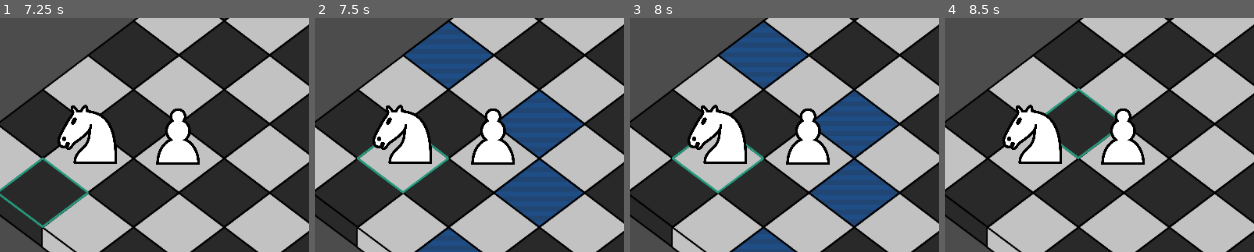
Above: before the commit, frames 1-4 (left to right).
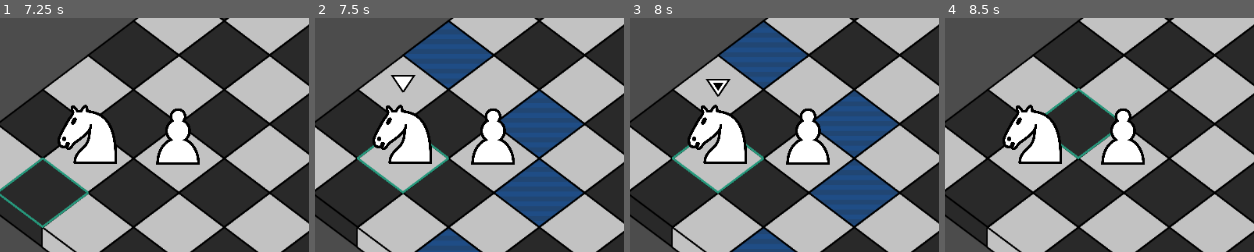
Above: after the commit, the same moments.

Repository: Trainzack/CS4700Final
Game: Godot game, scene res://scenes/Board.tscn
Two runs of this game, one before a commit and one after it. Both use one fixed random seed, a clock stepped at 60 frames per second and the inputs below. The project has no main scene, so this scene is started directly.
Inputs (mouse positions are % of the whole screen's width and height, from its top left):
- Up to frame 1 (7.25 s): tap Enter at 0.5, 2, 3.5 s; move the mouse to (9, 62) at 0.52 s; click (9, 62) at 0.67 s; tap Space at 1.25, 2.75, 4.25 s; move the mouse to (16, 54) at 1.27 s; click (16, 54) at 1.42 s; move the mouse to (23, 47) at 2.02 s; click (23, 47) at 2.17 s; move the mouse to (31, 40) at 2.77 s; click (31, 40) at 2.92 s; move the mouse to (38, 32) at 3.52 s; click (38, 32) at 3.67 s; move the mouse to (45, 25) at 4.27 s; click (45, 25) at 4.42 s; move the mouse to (53, 18) at 5.02 s; click (53, 18) at 5.17 s; move the mouse to (60, 10) at 5.77 s; click (60, 10) at 5.92 s; move the mouse to (16, 69) at 6.52 s; click (16, 69) at 6.67 s
- Up to frame 2 (7.5 s): move the mouse to (23, 62) at 7.27 s; click (23, 62) at 7.42 s
- Up to frame 3 (8 s): no input
- Up to frame 4 (8.5 s): move the mouse to (31, 54) at 8.02 s; click (31, 54) at 8.17 s
The pictures show only the part of the screen within x 9-59%, y 29-79%; the shares and areas given below are measured in that part.

Frame 1 is identical in both runs. In frame 2, 0.3% of the frame differs, in the area x 24-33%, y 24-33%; in frame 3, 0.3%; in frame 4, nothing differs.

Commit message:
Enabled movement

Diff:
--- a/scenes/Board.gd
+++ b/scenes/Board.gd
@@ -16,10 +16,16 @@
 var y3D_offset = -36*0.7
 var boardArray = []
 var unitArray = []
-var currentlyClicked
-var previouslyClicked = unit_scene.instance()
+
+var previously_clicked_coordinate = Vector2(-1,-1)
+var currently_clicked_tile
+var previously_clicked_tile = tile_scene.instance()
+var currently_clicked_unit
+var previously_clicked_unit = unit_scene.instance()
+var dummy_unit = unit_scene.instance()
 
 func _ready():
+	add_child(dummy_unit)
 	create_board()
 	populate_board()
 
@@ -66,31 +72,50 @@
 	for i in range(0,8):
 		var tempUnitArray = []
 		for j in range(0,8):
-			var unit = unit_scene.instance()
-			unit.position = translate_grid_coordinate(i,j)
-			add_child(unit)
-			tempUnitArray.append(unit)
+			tempUnitArray.append(dummy_unit)
 		unitArray.append(tempUnitArray)
 
-#Place a unit on the board
+#For initally placing a unit on the board
 func place_unit(placed_unit, gridX, gridY):
-	placed_unit.position = translate_grid_coordinate(gridX,gridY)
-	add_child(placed_unit)
-	unitArray[gridX][gridY] = placed_unit
+	if(!boardArray[gridX][gridY].is_occupied()):
+		boardArray[gridX][gridY].set_occupied(true)
+		placed_unit.position = translate_grid_coordinate(gridX,gridY)
+		placed_unit.z_index = placed_unit.z_index - gridY + gridX
+		add_child(placed_unit)
+		unitArray[gridX][gridY] = placed_unit
+	else:
+		print("Tile is occupado")
 
 #Deselects the previously selected unit and activates a different one.
 func on_click(gridX,gridY):
-	reset_tiles()
-	previouslyClicked.set_unselected()
-	currentlyClicked = unitArray[gridX][gridY]
-	previouslyClicked = currentlyClicked
-	currentlyClicked.print_info()
-	if currentlyClicked.get_type() != "abstract_unit":
-		currentlyClicked.set_selected()
-	process_movement_atoms(currentlyClicked.get_movement_atoms(),gridX,gridY)
+	previously_clicked_unit.set_unselected()
+	currently_clicked_unit = unitArray[gridX][gridY]
+	currently_clicked_tile = boardArray[gridX][gridY]
+	print(currently_clicked_tile.can_move_to)
+	print(previously_clicked_unit.get_type())
 
-func process_movement_atoms(movement_atoms, gridX, gridY):
-	for atom in movement_atoms:
+	if previously_clicked_unit.get_type() != "abstract_unit" and currently_clicked_tile.can_move_to:
+		print("moved unit")
+		move_unit(previously_clicked_coordinate.x,previously_clicked_coordinate.y,gridX,gridY)
+		reset_tiles()
+	else:
+		reset_tiles()
+		select_unit(gridX,gridY)
+	previously_clicked_tile = currently_clicked_tile
+	previously_clicked_unit = currently_clicked_unit
+	previously_clicked_coordinate = Vector2(gridX,gridY)
+
+
+func select_unit(gridX,gridY):
+	currently_clicked_unit.print_info()
+	if currently_clicked_unit.get_type() != "abstract_unit":
+		currently_clicked_unit.set_selected()
+		print("unit selected")
+	process_atoms(currently_clicked_unit.get_movement_atoms(),gridX,gridY,"movement")
+	#process_atoms(currently_clicked_unit.get_attack_atoms(),gridX,gridY,"attack")
+
+func process_atoms(unit_atoms, gridX, gridY, atom_type):
+	for atom in unit_atoms:
 		var possible_positions = []
 		possible_positions.append(Vector2(gridX + atom.x, gridY + atom.y))
 		possible_positions.append(Vector2(gridX + atom.x, gridY - atom.y))
@@ -100,20 +125,25 @@
 		possible_positions.append(Vector2(gridX + atom.y, gridY - atom.x))
 		possible_positions.append(Vector2(gridX - atom.y, gridY + atom.x))
 		possible_positions.append(Vector2(gridX - atom.y, gridY - atom.x))
-		for tile_coordinate in possible_positions:
-			if tile_coordinate.x < 8 and tile_coordinate.x >= 0 and tile_coordinate.y < 8 and tile_coordinate.y >= 0:
-				boardArray[tile_coordinate.x][tile_coordinate.y].set_highlight("movement")
+
+		highlight_tiles(possible_positions, atom_type)
+
+func highlight_tiles(possible_positions,atom_type):
+	for tile_coordinate in possible_positions:
+		if tile_coordinate.x < 8 and tile_coordinate.x >= 0 and tile_coordinate.y < 8 and tile_coordinate.y >= 0:
+			if atom_type == "movement":
+				print(tile_coordinate.x,tile_coordinate.y)
+				boardArray[tile_coordinate.x][tile_coordinate.y].set_movement_option()
+			elif atom_type == "attack":
+				boardArray[tile_coordinate.x][tile_coordinate.y].set_attack_option()
 
 #Change this to do something useful for when the mouse enters a tile
 #Currently highlights the currently moused over tile
 func process_mouse_enter(gridX,gridY):
-	#print(gridX, " ", gridY, " entered")
-	#print(translate_grid_coordinate(gridX,gridY))
 	boardArray[gridX][gridY].toggle_outline()
 
 #Change this to do something useful for when the mouse exits a tile
 func process_mouse_exit(gridX,gridY):
-	#print(gridX, " ", gridY, " exited")
 	boardArray[gridX][gridY].toggle_outline()
 
 func reset_tiles():
@@ -121,6 +151,21 @@
 		for j in range(0,8):
 			boardArray[i][j].deactivate()
 
+func move_unit(startingX,startingY,endX,endY):
+	var unit_to_move = unitArray[startingX][startingY]
+
+	#move the unit in the array
+	unitArray[endX][endY] = unit_to_move
+	unit_to_move.z_index = unit_to_move.z_index - (endY - startingY) + (endX - startingX)
+	unitArray[startingX][startingY] = dummy_unit
+
+	#move the unit on the board
+	unit_to_move.position = translate_grid_coordinate(endX,endY)
+
+	#Set occupied for involved tiles
+	boardArray[startingX][startingY].set_occupied(false)
+	boardArray[endX][endY].set_occupied(true)
+
 #returns the actual coordinate that corresponds with a value in the 2D array of tiles.
 func translate_grid_coordinate(gridX,gridY):
 	return Vector2(starting_x + gridX * iso_x_offset + gridY * iso_x_offset, starting_y - gridY*iso_y_offset + gridX*iso_y_offset)
--- a/scenes/Tile.gd
+++ b/scenes/Tile.gd
@@ -1,19 +1,33 @@
 extends Area2D
 export var tyle_type = "white"
 export var highlight_type = "none"
-onready var highlight = get_node("TileSprite").get_node("Highlight")
+onready var movement_highlight = get_node("TileSprite").get_node("MovementHighlight")
+onready var attack_highlight = get_node("TileSprite").get_node("AttackHighlight")
 onready var outline = get_node("TileSprite").get_node("Outline")
+var can_move_to = false
+var occupied = false
 
 signal clicked
+
+func set_occupied(occupado):
+	occupied = occupado
+
+func is_occupied():
+	return occupied
 
 func set_tile_type(type):
 	tyle_type = type
 	$TileSprite.animation = tyle_type
 
-func set_highlight(type):
-	highlight_type = type
-	highlight.animation = highlight_type
-	highlight.play()
+func set_attack_option():
+	attack_highlight.animation = "attack"
+	attack_highlight.play()
+
+func set_movement_option():
+	if occupied == false:
+		movement_highlight.animation = "movement"
+		movement_highlight.play()
+		can_move_to = true
 
 func toggle_outline():
 	if outline.animation == "not_hovered":
@@ -22,7 +36,9 @@
 		outline.animation = "not_hovered"
 
 func deactivate():
-	set_highlight("none")
+	movement_highlight.animation = "none"
+	attack_highlight.animation = "none"
+	can_move_to = false
 
 func _ready():
 	pass
@@ -34,4 +50,3 @@
 	and event.button_index == BUTTON_LEFT \
 	and event.is_pressed():
 		emit_signal("clicked")
-#func _process(delta):
--- a/scenes/Tile.tscn
+++ b/scenes/Tile.tscn
@@ -9,13 +9,13 @@
 [ext_resource path="res://art/tiles/TileMovementHighlight4.png" type="Texture" id=7]
 [ext_resource path="res://art/tiles/TileMovementHighlight5.png" type="Texture" id=8]
 [ext_resource path="res://art/tiles/TileMovementHighlight6.png" type="Texture" id=9]
-[ext_resource path="res://art/tiles/TileAttackHighlight1.png" type="Texture" id=10]
-[ext_resource path="res://art/tiles/TileAttackHighlight2.png" type="Texture" id=11]
-[ext_resource path="res://art/tiles/TileAttackHighlight3.png" type="Texture" id=12]
-[ext_resource path="res://art/tiles/TileAttackHighlight4.png" type="Texture" id=13]
-[ext_resource path="res://art/tiles/TileAttackHighlight5.png" type="Texture" id=14]
-[ext_resource path="res://art/tiles/TileAttackHighlight6.png" type="Texture" id=15]
-[ext_resource path="res://art/tiles/HighlightOutline.png" type="Texture" id=16]
+[ext_resource path="res://art/tiles/HighlightOutline.png" type="Texture" id=10]
+[ext_resource path="res://art/tiles/TileAttackHighlight1.png" type="Texture" id=11]
+[ext_resource path="res://art/tiles/TileAttackHighlight2.png" type="Texture" id=12]
+[ext_resource path="res://art/tiles/TileAttackHighlight3.png" type="Texture" id=13]
+[ext_resource path="res://art/tiles/TileAttackHighlight4.png" type="Texture" id=14]
+[ext_resource path="res://art/tiles/TileAttackHighlight5.png" type="Texture" id=15]
+[ext_resource path="res://art/tiles/TileAttackHighlight6.png" type="Texture" id=16]
 
 [sub_resource type="SpriteFrames" id=1]
 
@@ -39,11 +39,6 @@
 "name": "movement",
 "speed": 5.0
 }, {
-"frames": [ ExtResource( 10 ), ExtResource( 11 ), ExtResource( 12 ), ExtResource( 13 ), ExtResource( 14 ), ExtResource( 15 ) ],
-"loop": true,
-"name": "attack",
-"speed": 5.0
-}, {
 "frames": [  ],
 "loop": true,
 "name": "none",
@@ -58,13 +53,27 @@
 "name": "not_hovered",
 "speed": 5.0
 }, {
-"frames": [ ExtResource( 16 ) ],
+"frames": [ ExtResource( 10 ) ],
 "loop": true,
 "name": "hovered",
 "speed": 5.0
 } ]
 
-[sub_resource type="ConvexPolygonShape2D" id=4]
+[sub_resource type="SpriteFrames" id=4]
+
+animations = [ {
+"frames": [ ExtResource( 11 ), ExtResource( 12 ), ExtResource( 13 ), ExtResource( 14 ), ExtResource( 15 ), ExtResource( 16 ) ],
+"loop": true,
+"name": "attack",
+"speed": 5.0
+}, {
+"frames": [  ],
+"loop": true,
+"name": "none",
+"speed": 5.0
+} ]
+
+[sub_resource type="ConvexPolygonShape2D" id=5]
 
 custom_solver_bias = 0.0
 points = PoolVector2Array( -80, -18, 0, -79, 80, -18, 0, 41 )
@@ -89,7 +98,7 @@
 frames = SubResource( 1 )
 animation = "white"
 
-[node name="Highlight" type="AnimatedSprite" parent="TileSprite" index="0"]
+[node name="MovementHighlight" type="AnimatedSprite" parent="TileSprite" index="0"]
 
 frames = SubResource( 2 )
 animation = "none"
@@ -103,9 +112,14 @@
 animation = "not_hovered"
 _sections_unfolded = [ "Transform", "Z Index" ]
 
+[node name="AttackHighlight" type="AnimatedSprite" parent="TileSprite" index="2"]
+
+frames = SubResource( 4 )
+animation = "none"
+
 [node name="CollisionShape2D" type="CollisionShape2D" parent="." index="1"]
 
-shape = SubResource( 4 )
+shape = SubResource( 5 )
 
 [node name="SpawnTimer" type="Timer" parent="." index="2"]
 
--- a/scenes/unit_scenes/Pawn.tscn
+++ b/scenes/unit_scenes/Pawn.tscn
@@ -1,8 +1,9 @@
-[gd_scene load_steps=5 format=2]
+[gd_scene load_steps=6 format=2]
 
 [ext_resource path="res://scenes/unit_scenes/Unit.tscn" type="PackedScene" id=1]
 [ext_resource path="res://art/units/Pawn_Light.png" type="Texture" id=2]
 [ext_resource path="res://art/units/Pawn_Dark.png" type="Texture" id=3]
+[ext_resource path="res://scenes/unit_scenes/Move.gd" type="Script" id=4]
 
 [sub_resource type="SpriteFrames" id=1]
 
@@ -27,3 +28,19 @@
 
 frames = SubResource( 1 )
 animation = "white"
+
+[node name="pawn_move" type="Node" parent="Moves" index="0"]
+
+script = ExtResource( 4 )
+atom = Vector2( 1, 0 )
+is_move = true
+is_attack = false
+rider = false
+
+[node name="Node" type="Node" parent="Moves" index="1"]
+
+script = ExtResource( 4 )
+atom = Vector2( 1, 1 )
+is_move = false
+is_attack = true
+rider = false
--- a/scenes/unit_scenes/Unit.gd
+++ b/scenes/unit_scenes/Unit.gd
@@ -9,12 +9,6 @@
 
 func _ready():
 	pass
-
-#func toggle_highlight():
-#	if highlight.animation == "highlighted":
-#		highlight.animation = "unhighlighted"
-#	else:
-#		highlight.animation = "highlighted"
 
 func get_movement_atoms():
 	var movement_atoms = []
@@ -28,7 +22,7 @@
 	for move in moves.get_children():
 		if move.is_attack:
 			attack_atoms.append(move.atom)
-	return
+	return attack_atoms
 
 func set_white():
 	$UnitSprite.animation = "white"
--- a/scenes/unit_scenes/Unit.tscn
+++ b/scenes/unit_scenes/Unit.tscn
@@ -1,14 +1,18 @@
-[gd_scene load_steps=4 format=2]
+[gd_scene load_steps=8 format=2]
 
 [ext_resource path="res://scenes/unit_scenes/Unit.gd" type="Script" id=1]
+[ext_resource path="res://art/ui/SelectorMarker.png" type="Texture" id=2]
+[ext_resource path="res://art/ui/SelectorMarker3.png" type="Texture" id=3]
+[ext_resource path="res://art/ui/SelectorMarker2.png" type="Texture" id=4]
+[ext_resource path="res://art/ui/SelectorMarker4.png" type="Texture" id=5]
 
 [sub_resource type="SpriteFrames" id=1]
 
 animations = [ {
-"frames": [ null, null, null, null ],
+"frames": [ ExtResource( 2 ), ExtResource( 3 ), ExtResource( 4 ), ExtResource( 5 ) ],
 "loop": true,
 "name": "selected",
-"speed": 2.5
+"speed": 3.0
 }, {
 "frames": [  ],
 "loop": true,
@@ -24,6 +28,7 @@
 [node name="Unit" type="Area2D"]
 
 scale = Vector2( 0.5, 0.5 )
+z_index = 30
 input_pickable = true
 gravity_vec = Vector2( 0, 1 )
 gravity = 98.0
@@ -32,7 +37,7 @@
 audio_bus_override = false
 audio_bus_name = "Master"
 script = ExtResource( 1 )
-_sections_unfolded = [ "Transform" ]
+_sections_unfolded = [ "Transform", "Z Index" ]
 health = 0
 type = "abstract_unit"
 
@@ -40,7 +45,6 @@
 
 position = Vector2( 0, -90 )
 scale = Vector2( 0.2, 0.2 )
-z_index = 20
 animation = "default"
 _sections_unfolded = [ "Transform", "Z Index" ]
 
@@ -48,7 +52,7 @@
 
 position = Vector2( 0, -210 )
 scale = Vector2( 0.7, 0.7 )
-z_index = 25
+z_index = 10
 frames = SubResource( 1 )
 animation = "unselected"
 _sections_unfolded = [ "Transform", "Z Index" ]
Not shown: 1 places in scenes/Tile.tscn that only renumber resources
